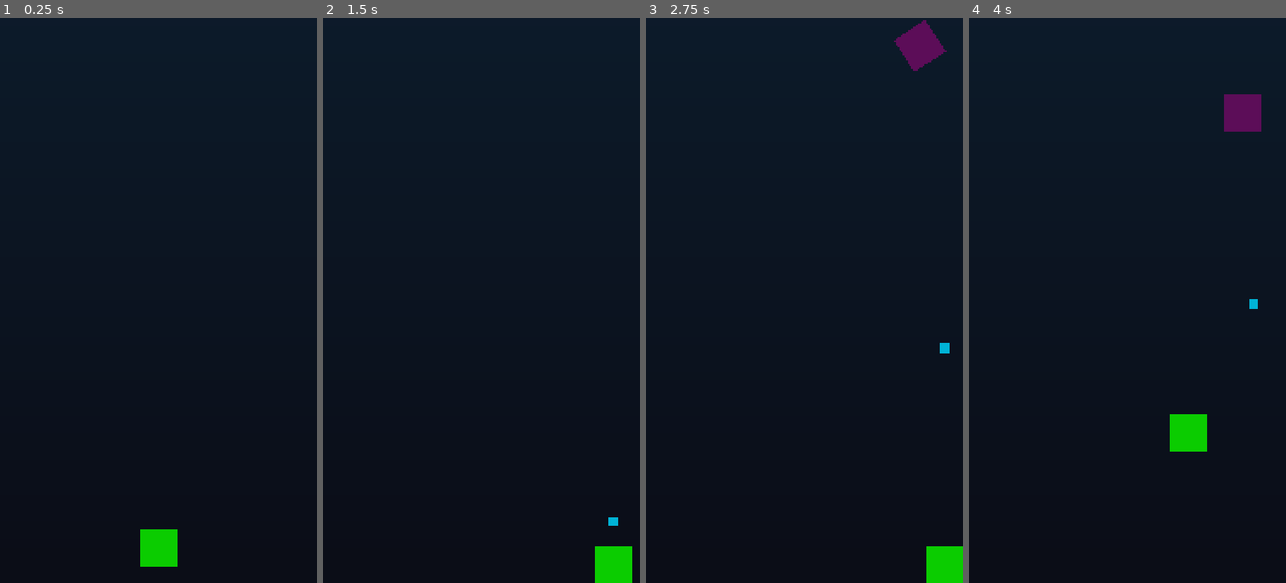
Above: before the commit, frames 1-4 (left to right).
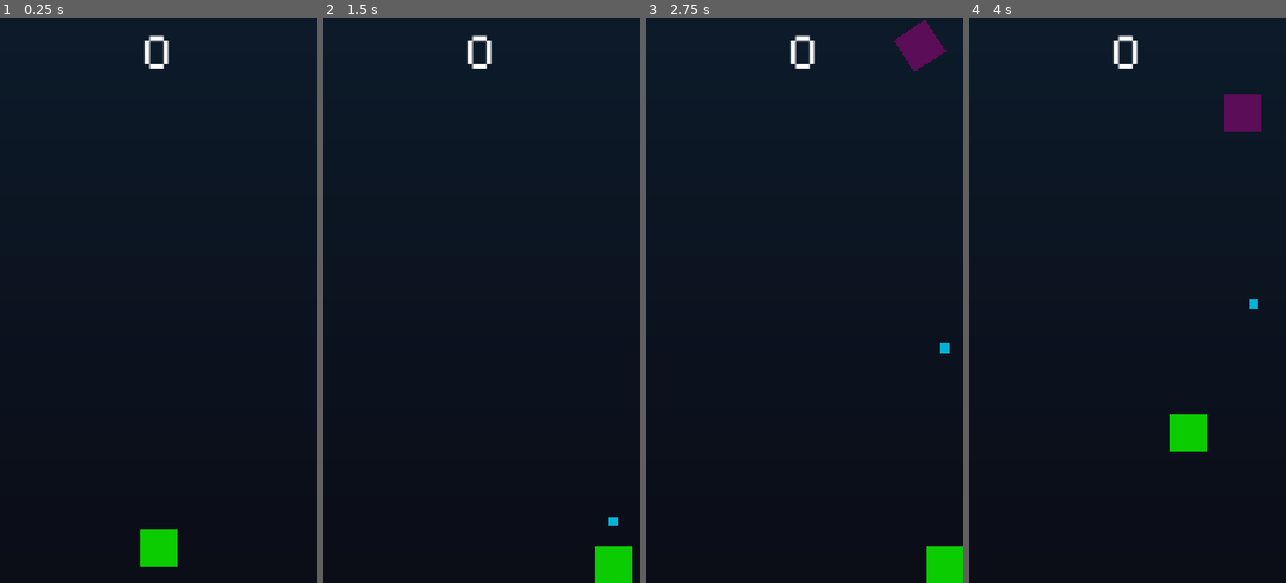
Above: after the commit, the same moments.

Repository: KRYPTO-CS/SpaceShooter
Game: Godot game, scene res://scenes/main.tscn
Same seed, same stepped clock (60 frames per second), same inputs: the game is played once before the commit and once after it.
Inputs:
- Up to frame 1 (0.25 s): no input
- Up to frame 2 (1.5 s): tap Enter at 0.5 s; hold D (move_right) 0.53-1.28 s; tap Z (action) at 0.6, 1.35 s; hold S (move_down) from 1.28 s (still down)
- Up to frame 3 (2.75 s): release S (move_down) at 2.03 s; hold D (move_right) from 2.03 s (still down); tap Z (action) at 2.1 s
- Up to frame 4 (4 s): release D (move_right) at 2.78 s; hold W (move_up) 2.78-3.53 s; tap Z (action) at 2.85, 3.6 s; hold A (move_left) from 3.53 s (still down)

The runs differ from the first frame. In frame 1, 0.3% of the frame differs, in the area x 45-54%, y 3-9%; in frame 2, 0.3%; in frame 3, 0.3%; in frame 4, 0.3%.

Commit message:
(Sprint 2) Simple score system

Diff:
--- a/SpaceShooter/project.godot
+++ b/SpaceShooter/project.godot
@@ -14,6 +14,10 @@
 run/main_scene="uid://bum47jvl0ubsw"
 config/features=PackedStringArray("4.4", "GL Compatibility")
 config/icon="res://icon.svg"
+
+[autoload]
+
+GameManager="*res://singletons/GameManager.gd"
 
 [display]
 
--- a/SpaceShooter/scenes/asteroid.gd
+++ b/SpaceShooter/scenes/asteroid.gd
@@ -4,6 +4,7 @@
 @export var max_hp := 3
 @export var hp := 3
 @export var rotation_speed := 45.0  # degrees per second
+@export var points := 1
 
 func _ready():
 	# Randomize movement and rotation slightly
@@ -27,4 +28,5 @@
 
 func break_apart():
 	# TODO: Boom
+	GameManager.add_score(points)
 	queue_free()
--- a/SpaceShooter/scenes/main.gd
+++ b/SpaceShooter/scenes/main.gd
@@ -22,5 +22,6 @@
 		sprite.texture = load("res://sprites/GoldenAsteroid.png")
 		asteroid.max_hp = 9
 		asteroid.speed = 200
+		asteroid.points = 3
 
 	add_child(asteroid)
--- a/SpaceShooter/scenes/main.tscn
+++ b/SpaceShooter/scenes/main.tscn
@@ -1,7 +1,13 @@
-[gd_scene load_steps=5 format=3 uid="uid://bum47jvl0ubsw"]
+[gd_scene load_steps=8 format=3 uid="uid://bum47jvl0ubsw"]
 
 [ext_resource type="Script" uid="uid://du6p30phxhlo8" path="res://scenes/main.gd" id="1_0xm2m"]
 [ext_resource type="PackedScene" uid="uid://cuwckkolulw2g" path="res://scenes/player.tscn" id="1_ig7tw"]
+[ext_resource type="FontFile" uid="uid://comnxc80cbnvx" path="res://fonts/m5x7.ttf" id="2_jyhfs"]
+[ext_resource type="Script" uid="uid://cmeubrkxnbgfx" path="res://scenes/score.gd" id="2_sugp2"]
+
+[sub_resource type="LabelSettings" id="LabelSettings_0wfyh"]
+font = ExtResource("2_jyhfs")
+font_size = 256
 
 [sub_resource type="Gradient" id="Gradient_0xm2m"]
 colors = PackedColorArray(0.0509804, 0.105882, 0.164706, 1, 0.0431373, 0.0509804, 0.0901961, 1)
@@ -13,6 +19,21 @@
 [node name="Main" type="Node2D"]
 script = ExtResource("1_0xm2m")
 
+[node name="UI" type="CanvasLayer" parent="."]
+layer = 2
+
+[node name="Score" type="Label" parent="UI"]
+anchors_preset = 5
+anchor_left = 0.5
+anchor_right = 0.5
+offset_left = -36.5
+offset_right = 36.5
+offset_bottom = 175.0
+grow_horizontal = 2
+text = "0"
+label_settings = SubResource("LabelSettings_0wfyh")
+script = ExtResource("2_sugp2")
+
 [node name="Player" parent="." instance=ExtResource("1_ig7tw")]
 position = Vector2(0, 420)
 
@@ -20,10 +41,10 @@
 position = Vector2(1, 0)
 zoom = Vector2(2, 2)
 
-[node name="CanvasLayer" type="CanvasLayer" parent="."]
-layer = -5
+[node name="BG" type="CanvasLayer" parent="."]
+layer = -2
 
-[node name="ColorRect" type="ColorRect" parent="CanvasLayer"]
+[node name="ColorRect" type="ColorRect" parent="BG"]
 anchors_preset = 15
 anchor_right = 1.0
 anchor_bottom = 1.0
@@ -31,7 +52,7 @@
 grow_vertical = 2
 color = Color(0.0509804, 0.105882, 0.164706, 1)
 
-[node name="UnpleasantGradient" type="TextureRect" parent="CanvasLayer/ColorRect"]
+[node name="UnpleasantGradient" type="TextureRect" parent="BG/ColorRect"]
 layout_mode = 1
 anchors_preset = 15
 anchor_right = 1.0
--- /dev/null
+++ b/SpaceShooter/scenes/score.gd
@@ -0,0 +1,4 @@
+extends Label
+
+func _process(_delta):
+	text = str(GameManager.score)
--- /dev/null
+++ b/SpaceShooter/singletons/GameManager.gd
@@ -0,0 +1,10 @@
+extends Node
+
+var score: int = 0
+
+func add_score(points: int):
+	score += points
+	print("Score:", score)  # debug
+
+func reset_score():
+	score = 0
Not shown, changed: SpaceShooter/export_presets.cfg
Binary file added: SpaceShooter/fonts/m5x7.ttf
Not shown, added: SpaceShooter/fonts/m5x7.ttf.import
Not shown, added: SpaceShooter/scenes/score.gd.uid
Not shown, added: SpaceShooter/singletons/GameManager.gd.uid
